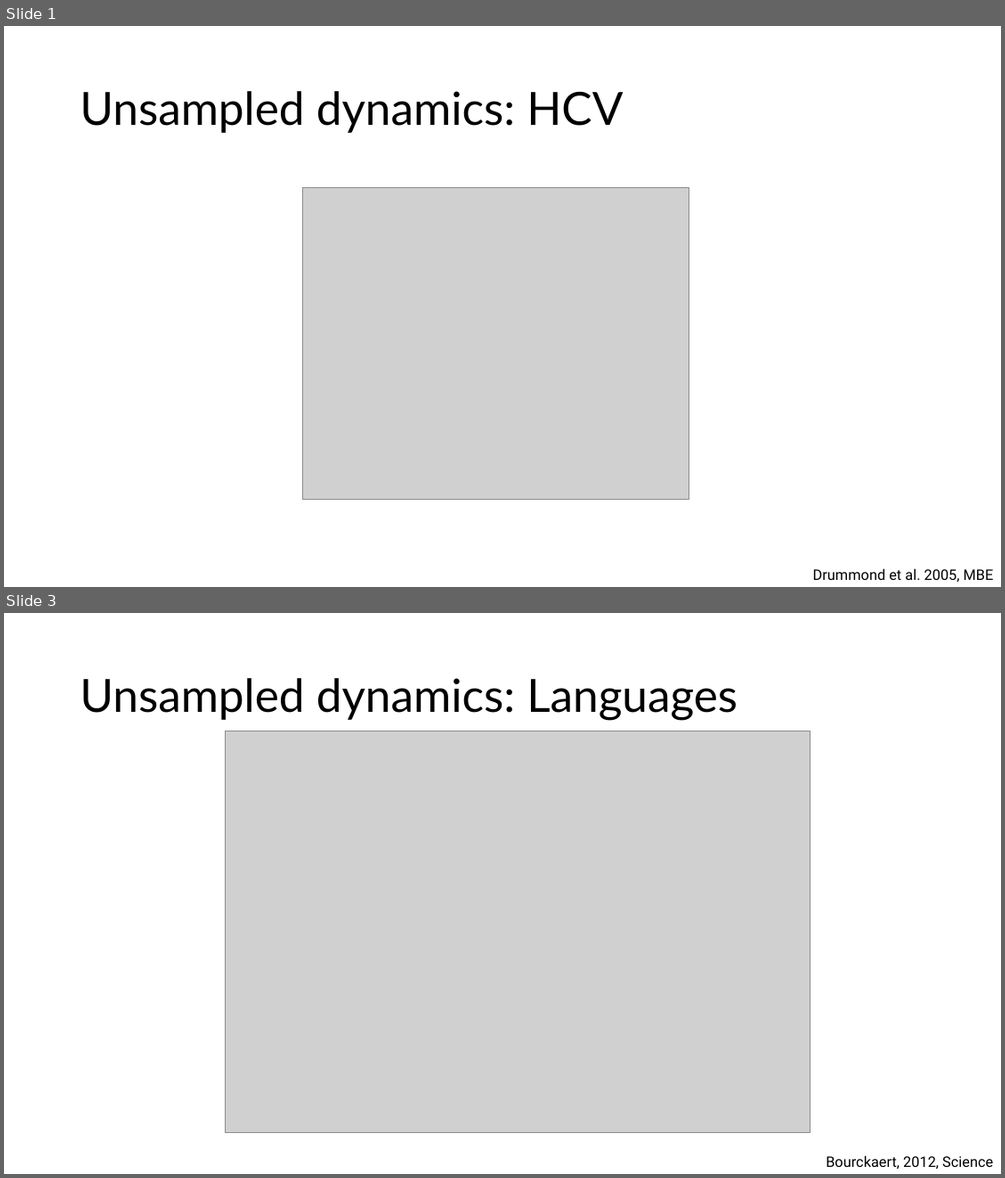
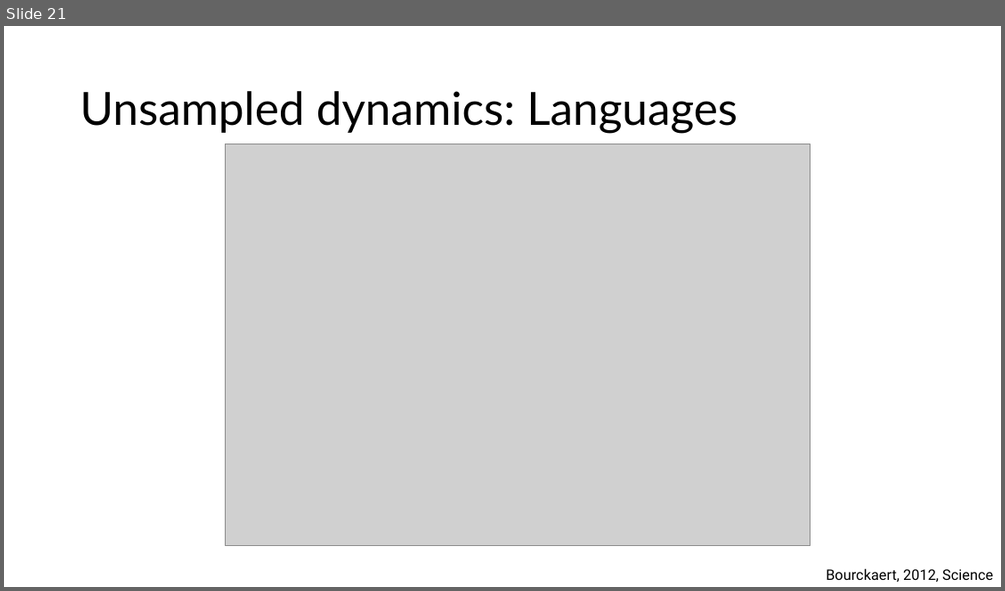
Before and after one commit to JuliaPalacios/SISMID_EvolutionaryDynamics, a slide deck: Lectures/other_apporaches.pptx. Shown one above the other, each under a label of ours: slides 1 and 3 before the commit, slide 21 after it; the slides between them are not shown. The pictures are 1005x1178 and 1005x591 pixels, drawn with LibreOffice and Linux fonts; fonts in the diff are those of the drawing; grey boxes stand for pictures. Boxes give left, top, right and bottom in pixels: in the first picture for what was removed or moved away, otherwise in the second. Text is boxed around its words. In the diff, an @@ line names an element or a change of style, - is before the commit and + after.

```diff
--- a/Lectures/other_apporaches.pptx
+++ b/Lectures/other_apporaches.pptx
@@ slide 1 removed at (4,26,1001,587), background #FFFFFF @@
@@ title removed at (80,91,623,133) @@
-Unsampled dynamics: HCV
@@ picture removed at (302,187,689,499) @@
@@ text removed at (813,568,994,581) @@
-Drummond et al. 2005, MBE
@@ what was slide 3 is now slide 21 @@
```
Also in this commit, not shown: 10 slides added, 5 other slides removed, 1 other file.
